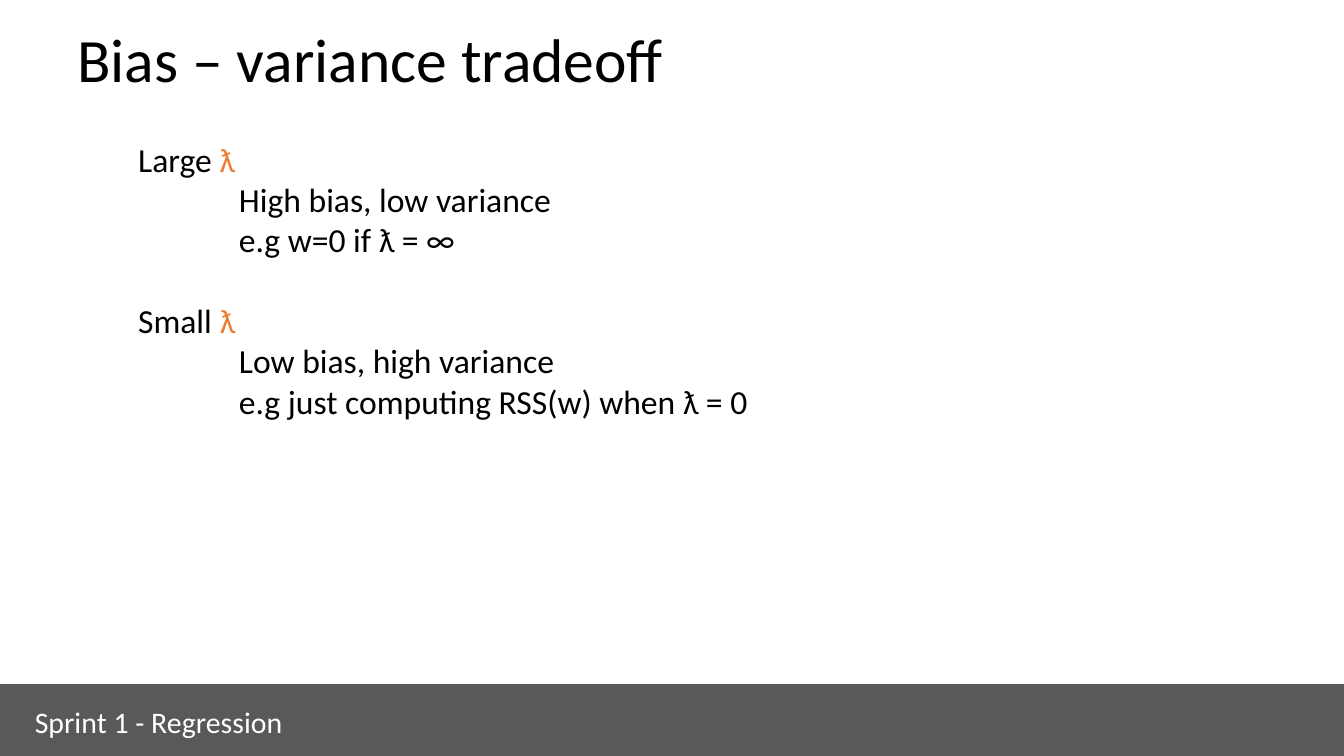
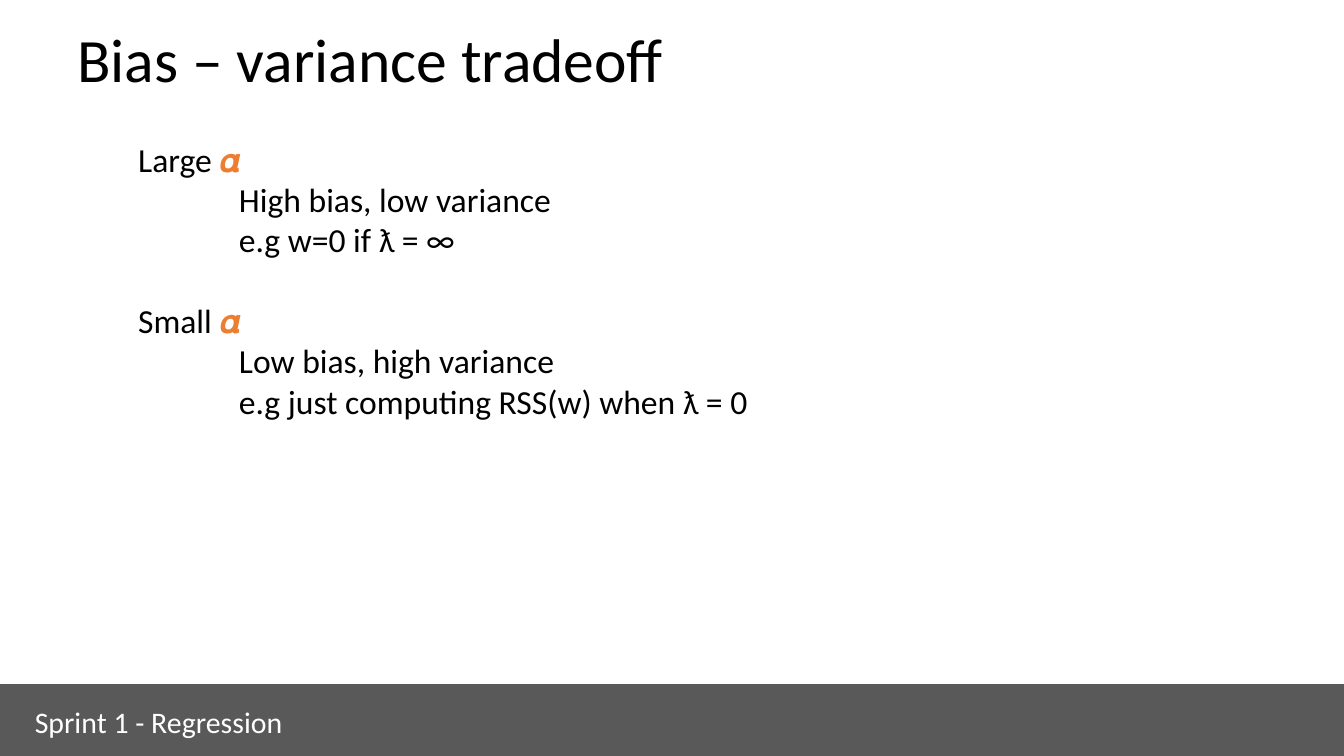
Before and after one commit to ua-dsf/ML_sprint, a slide deck: slide 22 of sprint1_regression/module1_regression_part2.pptx (slide 14 before the commit). Drawn at 1344x756 pixels with LibreOffice and Linux fonts; fonts in the diff are those of the drawing. Boxes give left, top, right and bottom in pixels: in the first picture for what was removed or moved away, otherwise in the second. Text is boxed around its words. In the diff, an @@ line names an element or a change of style, - is before the commit and + after.

```diff
--- a/sprint1_regression/module1_regression_part2.pptx
+++ b/sprint1_regression/module1_regression_part2.pptx
@@ text at (x1=138, y1=150, x2=240, y2=178): text changed @@
-Large ƛ
+Large 𝜶
@@ text at (x1=138, y1=309, x2=241, y2=334): text changed @@
-Small ƛ
+Small 𝜶
```
Also in this commit, not shown: 13 other slides changed, 9 slides added, 5 other files.
